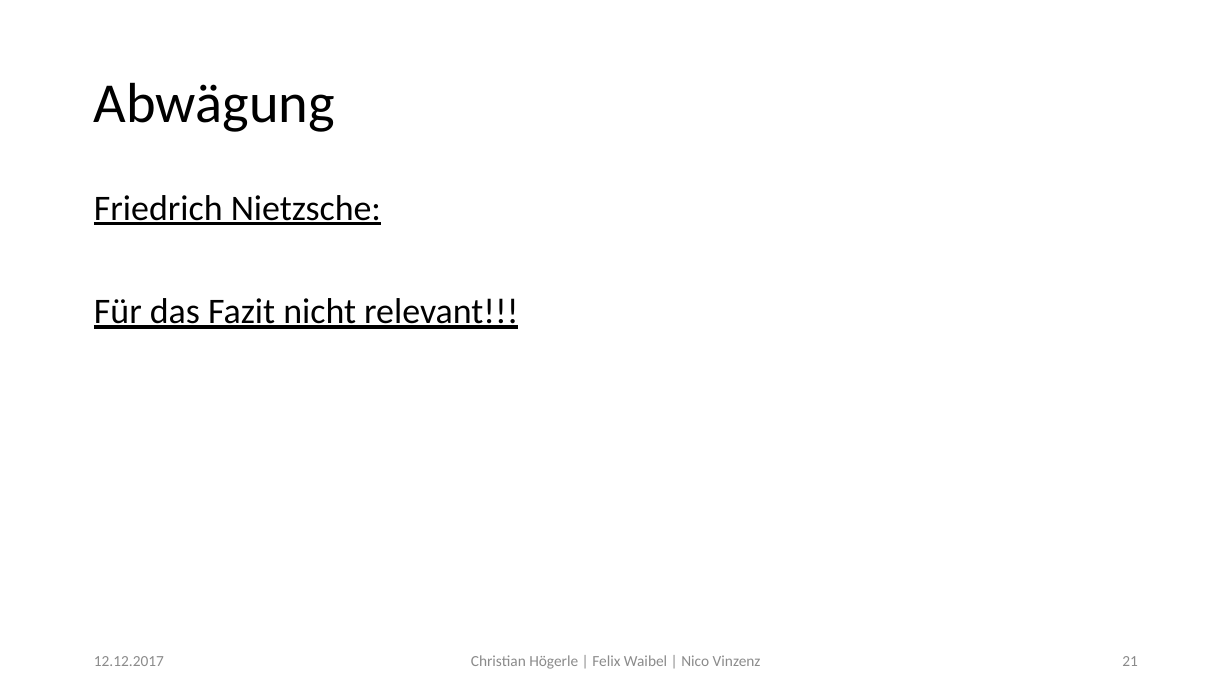
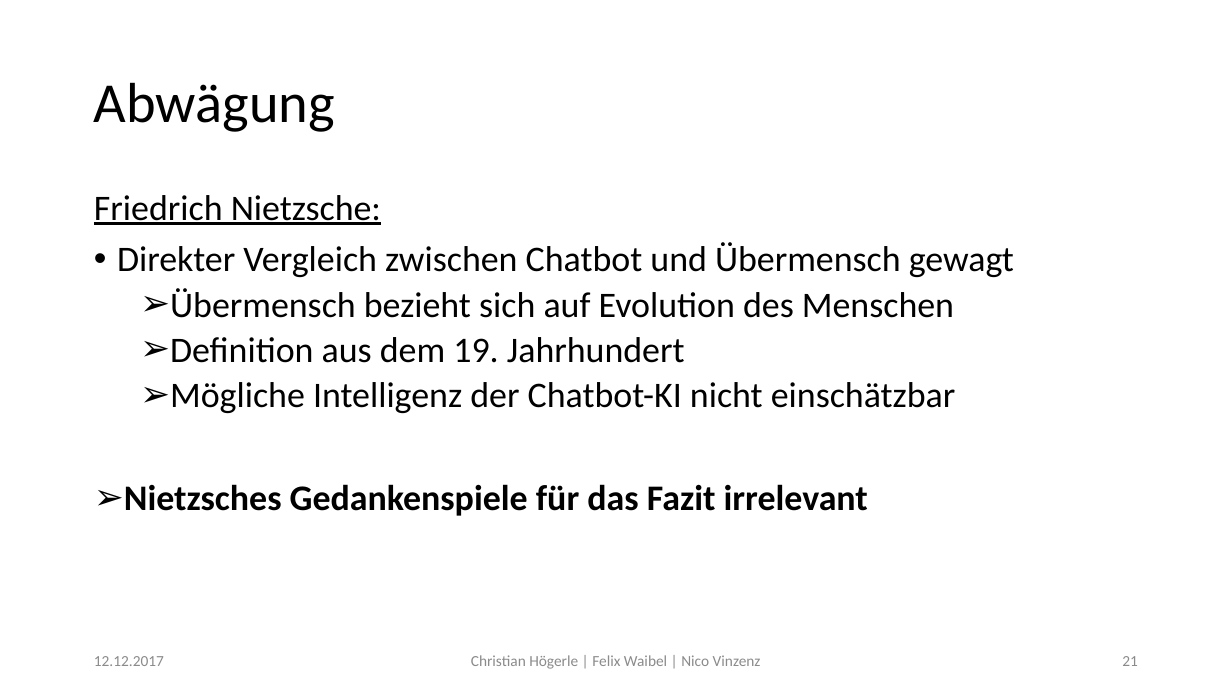
Before and after one commit to Fewa93/Berufsethik, a slide deck: slide 21 of Präsentation/Berufsethik.pptx. Drawn at 1232x693 pixels with LibreOffice and Linux fonts; fonts in the diff are those of the drawing. Boxes give left, top, right and bottom in pixels: in the first picture for what was removed or moved away, otherwise in the second. Text is boxed around its words. In the diff, an @@ line names an element or a change of style, - is before the commit and + after.

Commit message:
Präsentation Nietzsche Abwägung

```diff
--- a/Präsentation/Berufsethik.pptx
+++ b/Präsentation/Berufsethik.pptx
@@ text at [117, 242, 1014, 516]: text changed @@
-Für das Fazit nicht relevant!!!
+• Direkter Vergleich zwischen Chatbot und Übermensch gewagt
+  ➢ Übermensch bezieht sich auf Evolution des Menschen
+  ➢ Definition aus dem 19. Jahrhundert
+  ➢ Mögliche Intelligenz der Chatbot-KI nicht einschätzbar
+➢ Nietzsches Gedankenspiele für das Fazit irrelevant
```
Also in this commit, not shown: 1 other slide changed.
